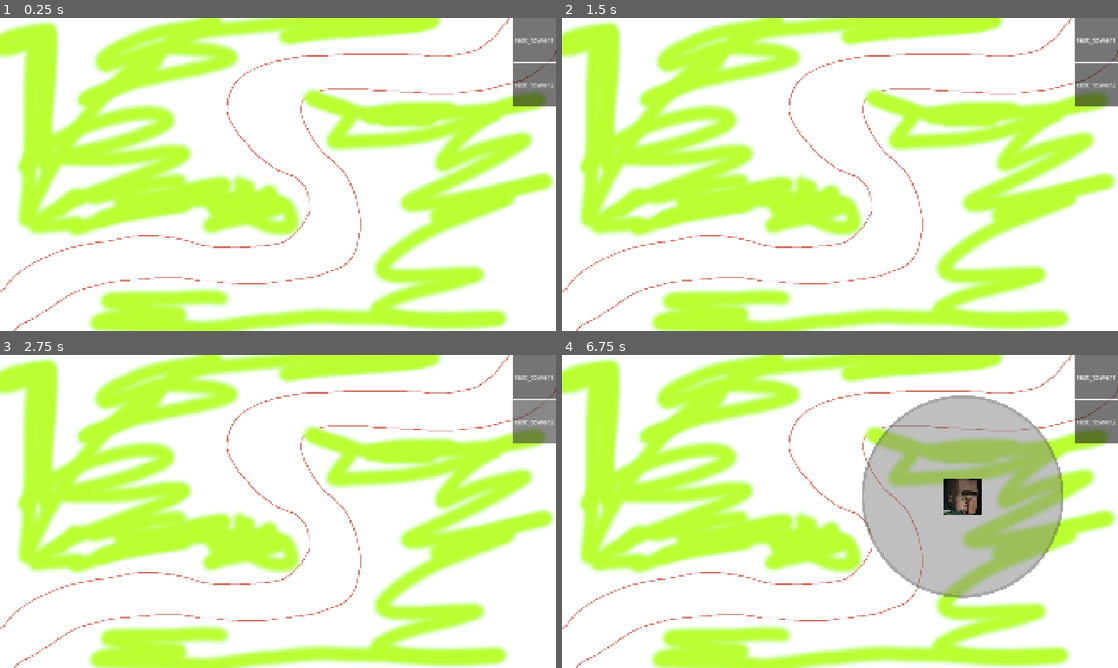
Above: before the commit, frames 1-4 (two rows, left to right).
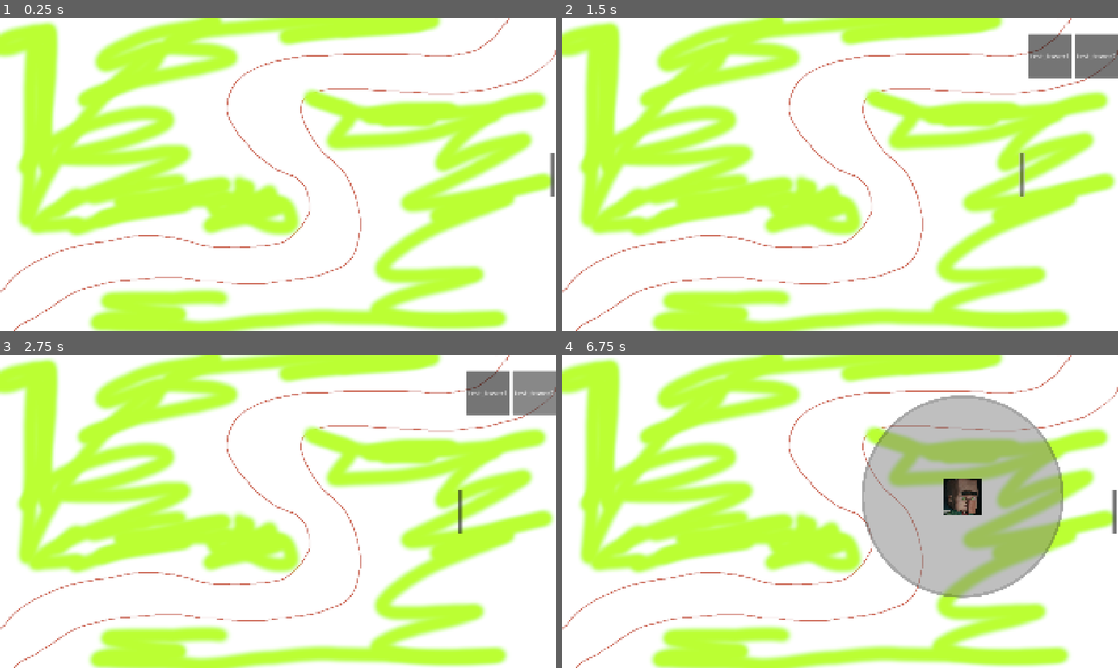
Above: after the commit, the same moments.

Repository: AstroFP/BrainRot-Tower-Defense
Game: Godot game, scene res://scenes/levels/test_level.tscn
Same seed, same stepped clock (60 frames per second), same inputs: the game is played once before the commit and once after it.
Inputs (mouse positions are in pixels of both pictures, inside the frame that each line leads up to):
- Up to frame 1 (0.25 s): no input
- Up to frame 2 (1.5 s): click (1095, 39) at 0.5 s, where only the run before the commit has a clickable "test_tower1"; click (1112, 174) at 1.27 s
- Up to frame 3 (2.75 s): click "test_tower2" at 2 s
- Up to frame 4 (6.75 s): click "test_tower1" at 2.75 s; click "test_tower2" at 3.5 s; click "test_tower1" at 4.25 s; click "test_tower2" at 5 s; click "test_tower1" at 5.75 s; tap Enter at 6.5 s; move the mouse to (962, 495) at 6.52 s; hold Space (play) from 6.53 s (still down); click (962, 495) at 6.67 s

The runs differ from the first frame. In frame 1, 2.3% of the frame differs, in the area x 92-100%, y 0-58%; in frame 2, 2.6%, in the area x 82-100%, y 0-58%; in frame 3, 2.5%; in frame 4, 2.3%.

Commit message:
feat: Refactor UI management and integrate buy menu functionality

Diff:
--- a/scenes/levels/test_level.tscn
+++ b/scenes/levels/test_level.tscn
@@ -2,7 +2,7 @@
 
 [ext_resource type="Texture2D" uid="uid://txfxh2a7blna" path="res://assets/sprites/TestBackgroundSprite.png" id="1_yautc"]
 [ext_resource type="Script" uid="uid://813n1uieffou" path="res://scripts/game_manager.gd" id="2_yautc"]
-[ext_resource type="Script" uid="uid://dp3vwacdwcwb4" path="res://scripts/ui_manager.gd" id="4_v45ci"]
+[ext_resource type="PackedScene" uid="uid://dx21gmg74ok58" path="res://scenes/ui/ui.tscn" id="4_v45ci"]
 [ext_resource type="Script" uid="uid://b8mfeebciipi4" path="res://scripts/tower_placement_manager.gd" id="5_48ne7"]
 
 [sub_resource type="Curve2D" id="Curve2D_86d4f"]
@@ -35,46 +35,4 @@
 script = ExtResource("5_48ne7")
 metadata/_custom_type_script = "uid://b8mfeebciipi4"
 
-[node name="UICanvas" type="CanvasLayer" parent="."]
-
-[node name="UI" type="Control" parent="UICanvas"]
-layout_mode = 3
-anchors_preset = 15
-anchor_right = 1.0
-anchor_bottom = 1.0
-grow_horizontal = 2
-grow_vertical = 2
-script = ExtResource("4_v45ci")
-
-[node name="VBoxContainer" type="VBoxContainer" parent="UICanvas/UI"]
-layout_mode = 1
-anchors_preset = 11
-anchor_left = 1.0
-anchor_right = 1.0
-anchor_bottom = 1.0
-grow_horizontal = 0
-grow_vertical = 2
-
-[node name="Button" type="Button" parent="UICanvas/UI/VBoxContainer"]
-z_index = -1
-custom_minimum_size = Vector2(150, 150)
-layout_mode = 2
-mouse_filter = 1
-theme_override_font_sizes/font_size = 24
-text = "test_tower1"
-
-[node name="Button2" type="Button" parent="UICanvas/UI/VBoxContainer"]
-z_index = -1
-custom_minimum_size = Vector2(150, 150)
-layout_mode = 2
-mouse_filter = 1
-theme_override_font_sizes/font_size = 24
-text = "test_tower2"
-
-[connection signal="selected_tower" from="UICanvas/UI" to="TowerPlacementManager" method="_on_ui_selected_tower"]
-[connection signal="mouse_entered" from="UICanvas/UI/VBoxContainer" to="TowerPlacementManager" method="_on_v_box_container_mouse_entered"]
-[connection signal="mouse_exited" from="UICanvas/UI/VBoxContainer" to="TowerPlacementManager" method="_on_v_box_container_mouse_exited"]
-[connection signal="button_down" from="UICanvas/UI/VBoxContainer/Button" to="UICanvas/UI" method="_on_button_button_down"]
-[connection signal="pressed" from="UICanvas/UI/VBoxContainer/Button" to="UICanvas/UI" method="_on_button_pressed"]
-[connection signal="button_down" from="UICanvas/UI/VBoxContainer/Button2" to="UICanvas/UI" method="_on_button_2_button_down"]
-[connection signal="pressed" from="UICanvas/UI/VBoxContainer/Button2" to="UICanvas/UI" method="_on_button_2_pressed"]
+[node name="UICanvas" parent="." instance=ExtResource("4_v45ci")]
--- /dev/null
+++ b/scenes/ui/ui.tscn
@@ -0,0 +1,104 @@
+[gd_scene load_steps=2 format=3 uid="uid://dx21gmg74ok58"]
+
+[ext_resource type="Script" uid="uid://dp3vwacdwcwb4" path="res://scripts/buy_menu_manager.gd" id="1_u7n8c"]
+
+[node name="UICanvas" type="CanvasLayer"]
+
+[node name="UIContainer" type="AspectRatioContainer" parent="."]
+anchors_preset = 15
+anchor_right = 1.0
+anchor_bottom = 1.0
+grow_horizontal = 2
+grow_vertical = 2
+ratio = 1.7778
+stretch_mode = 1
+
+[node name="UI" type="Control" parent="UIContainer"]
+layout_mode = 2
+
+[node name="PlayableArea" type="MarginContainer" parent="UIContainer/UI"]
+layout_mode = 1
+anchors_preset = 15
+anchor_right = 1.0
+anchor_bottom = 1.0
+grow_horizontal = 2
+grow_vertical = 2
+
+[node name="TowerUpgradeMenu" type="MarginContainer" parent="UIContainer/UI"]
+visible = false
+custom_minimum_size = Vector2(400, 0)
+layout_mode = 1
+anchors_preset = 9
+anchor_bottom = 1.0
+offset_right = 300.0
+grow_vertical = 2
+
+[node name="TowerUpgradeMenuItems" type="VBoxContainer" parent="UIContainer/UI/TowerUpgradeMenu"]
+layout_mode = 2
+
+[node name="TowerUpgradeMenuBg" type="ColorRect" parent="UIContainer/UI/TowerUpgradeMenu"]
+layout_mode = 2
+color = Color(0.439049, 0.439049, 0.439049, 1)
+
+[node name="TowerBuyMenuWrapper" type="HBoxContainer" parent="UIContainer/UI"]
+custom_minimum_size = Vector2(20, 0)
+layout_mode = 1
+anchors_preset = 11
+anchor_left = 1.0
+anchor_right = 1.0
+anchor_bottom = 1.0
+offset_left = -20.0239
+offset_right = -0.0239258
+grow_horizontal = 0
+grow_vertical = 2
+theme_override_constants/separation = 15
+script = ExtResource("1_u7n8c")
+
+[node name="ToggleTowerBuyMenuBtn" type="Button" parent="UIContainer/UI/TowerBuyMenuWrapper"]
+custom_minimum_size = Vector2(15, 150)
+layout_mode = 2
+size_flags_vertical = 4
+
+[node name="TowerBuyMenu" type="MarginContainer" parent="UIContainer/UI/TowerBuyMenuWrapper"]
+layout_mode = 2
+
+[node name="TowerBuyMenuItems" type="VBoxContainer" parent="UIContainer/UI/TowerBuyMenuWrapper/TowerBuyMenu"]
+layout_mode = 2
+
+[node name="TowerNameLabel" type="Label" parent="UIContainer/UI/TowerBuyMenuWrapper/TowerBuyMenu/TowerBuyMenuItems"]
+custom_minimum_size = Vector2(0, 50)
+layout_mode = 2
+theme_override_font_sizes/font_size = 36
+text = "debug"
+horizontal_alignment = 1
+
+[node name="BuyMenuTowerList" type="VBoxContainer" parent="UIContainer/UI/TowerBuyMenuWrapper/TowerBuyMenu/TowerBuyMenuItems"]
+layout_mode = 2
+size_flags_horizontal = 8
+theme_override_constants/separation = 10
+
+[node name="BuyMenuTowerListRow1" type="HBoxContainer" parent="UIContainer/UI/TowerBuyMenuWrapper/TowerBuyMenu/TowerBuyMenuItems/BuyMenuTowerList"]
+layout_mode = 2
+theme_override_constants/separation = 10
+
+[node name="BuyTowerBtn1" type="Button" parent="UIContainer/UI/TowerBuyMenuWrapper/TowerBuyMenu/TowerBuyMenuItems/BuyMenuTowerList/BuyMenuTowerListRow1"]
+z_index = -1
+custom_minimum_size = Vector2(150, 150)
+layout_mode = 2
+mouse_filter = 1
+theme_override_font_sizes/font_size = 24
+text = "test_tower1"
+
+[node name="BuyTowerBtn2" type="Button" parent="UIContainer/UI/TowerBuyMenuWrapper/TowerBuyMenu/TowerBuyMenuItems/BuyMenuTowerList/BuyMenuTowerListRow1"]
+z_index = -1
+custom_minimum_size = Vector2(150, 150)
+layout_mode = 2
+mouse_filter = 1
+theme_override_font_sizes/font_size = 24
+text = "test_tower2"
+
+[connection signal="pressed" from="UIContainer/UI/TowerBuyMenuWrapper/ToggleTowerBuyMenuBtn" to="UIContainer/UI/TowerBuyMenuWrapper" method="_on_toggle_tower_buy_menu_btn_pressed"]
+[connection signal="button_down" from="UIContainer/UI/TowerBuyMenuWrapper/TowerBuyMenu/TowerBuyMenuItems/BuyMenuTowerList/BuyMenuTowerListRow1/BuyTowerBtn1" to="UIContainer/UI/TowerBuyMenuWrapper" method="_on_buy_tower_btn_1_button_down"]
+[connection signal="pressed" from="UIContainer/UI/TowerBuyMenuWrapper/TowerBuyMenu/TowerBuyMenuItems/BuyMenuTowerList/BuyMenuTowerListRow1/BuyTowerBtn1" to="UIContainer/UI/TowerBuyMenuWrapper" method="_on_buy_tower_btn_1_pressed"]
+[connection signal="button_down" from="UIContainer/UI/TowerBuyMenuWrapper/TowerBuyMenu/TowerBuyMenuItems/BuyMenuTowerList/BuyMenuTowerListRow1/BuyTowerBtn2" to="UIContainer/UI/TowerBuyMenuWrapper" method="_on_buy_tower_btn_2_button_down"]
+[connection signal="pressed" from="UIContainer/UI/TowerBuyMenuWrapper/TowerBuyMenu/TowerBuyMenuItems/BuyMenuTowerList/BuyMenuTowerListRow1/BuyTowerBtn2" to="UIContainer/UI/TowerBuyMenuWrapper" method="_on_buy_tower_btn_2_pressed"]
--- /dev/null
+++ b/scripts/buy_menu_manager.gd
@@ -0,0 +1,54 @@
+class_name BuyMenuManager
+extends Control
+
+# towers
+var test_tower_1 = preload("res://resources/test_tower.tres")
+var test_tower_2 = preload("res://resources/test_tower2.tres")
+
+signal selected_tower(tower: TowerStats)
+
+# tower buy buttons
+@onready var buy_tower_btn_1 = $TowerBuyMenu/TowerBuyMenuItems/BuyMenuTowerList/BuyMenuTowerListRow1/BuyTowerBtn1
+@onready var buy_tower_btn_2 = $TowerBuyMenu/TowerBuyMenuItems/BuyMenuTowerList/BuyMenuTowerListRow1/BuyTowerBtn2
+
+# menu toggle button
+@onready var toggle_tower_buy_menu_btn = $ToggleTowerBuyMenuBtn
+
+@onready var tower_buy_menu = $TowerBuyMenu
+@onready var playable_area = $"../PlayableArea"
+
+func _ready():
+	tower_buy_menu.visible = false
+
+func _process(_delta):
+	pass
+
+
+func _input(event):
+	if event is InputEventScreenTouch:
+		var pos = event.position
+		if playable_area.get_global_rect().has_point(pos) && !tower_buy_menu.get_global_rect().has_point(pos) && !toggle_tower_buy_menu_btn.get_global_rect().has_point(pos):
+			tower_buy_menu.visible = false
+
+
+func _on_buy_tower_btn_1_button_down():
+	emit_signal("selected_tower",test_tower_1)
+
+
+func _on_buy_tower_btn_1_pressed():
+	emit_signal("selected_tower",test_tower_1)
+
+
+func _on_buy_tower_btn_2_button_down():
+	emit_signal("selected_tower",test_tower_2)
+
+
+func _on_buy_tower_btn_2_pressed():
+	emit_signal("selected_tower",test_tower_2)
+
+
+func _on_toggle_tower_buy_menu_btn_pressed():
+	if tower_buy_menu.visible:
+		tower_buy_menu.visible = false
+	else:
+		tower_buy_menu.visible= true
--- a/scripts/tower_placement_manager.gd
+++ b/scripts/tower_placement_manager.gd
@@ -1,8 +1,7 @@
 class_name TowerPlacementManager
 extends Node2D
 
-@onready var camera_2d = $"../Camera2D"
-@onready var v_box_container = $"../UICanvas/UI/VBoxContainer"
+@onready var ui_canvas = $"../UICanvas"
 
 # parameters and flags for screen input
 var is_touching_buy_menu := false
@@ -19,9 +18,12 @@
 var spawned_tower: Tower
 var is_tower_ready_to_spawn = false
 
+var tower_buy_menu: MarginContainer
 
 func _ready():
-	pass
+
+	tower_buy_menu = ui_canvas.find_child("TowerBuyMenu")
+	ui_canvas.find_child("TowerBuyMenuWrapper").connect("selected_tower",_on_tower_buy_menu_wrapper_selected_tower)
 
 
 func _process(_delta):
@@ -52,18 +54,21 @@
 				spawned_tower.place_tower()
 				tower_selected = null
 				spawned_tower = null
+				tower_buy_menu.visible = true
 
 
 func _input(event):
 	if event is InputEventScreenTouch || event is InputEventScreenDrag:
 		var pos = event.position
-		is_touching_buy_menu = v_box_container.get_global_rect().has_point(pos)
+		is_touching_buy_menu = tower_buy_menu.get_global_rect().has_point(pos)
 
 	if is_touching_buy_menu && spawned_tower:
 		spawned_tower.queue_free()
 		tower_selected = null
+		tower_buy_menu.visible = true
 
 	if is_tower_ready_to_spawn && !is_touching_buy_menu:
+		tower_buy_menu.visible = false
 		spawn_tower()
 
 	if event is InputEventScreenTouch:
@@ -76,16 +81,16 @@
 		touch_position = event.position * get_canvas_transform() # this took me like an hour to figure out 🙃
 
 
-func _on_ui_selected_tower(tower_stats):
-	tower_selected = tower_stats
-	is_tower_ready_to_spawn = true
-
-
 func spawn_tower():
 	if tower_selected && is_dragging:
 		print("Tower spawned!")
 		spawned_tower = tower.instantiate()
 		spawned_tower.tower_stats = tower_selected
 		get_tree().root.add_child(spawned_tower)
-		spawned_tower.global_position = get_global_mouse_position()
+		spawned_tower.global_position = touch_position
 		is_tower_ready_to_spawn = false
+
+
+func _on_tower_buy_menu_wrapper_selected_tower(tower_stats):
+	tower_selected = tower_stats
+	is_tower_ready_to_spawn = true
--- a/scripts/ui_manager.gd
+++ /dev/null
@@ -1,29 +0,0 @@
-class_name UIManager
-extends Control
-
-var test_tower_1 = preload("res://resources/test_tower.tres")
-var test_tower_2 = preload("res://resources/test_tower2.tres")
-
-signal selected_tower(tower: TowerStats)
-
-@onready var button = $VBoxContainer/Button
-@onready var button_2 = $VBoxContainer/Button2
-
-func _ready():
-	pass
-
-func _process(_delta):
-	pass
-
-
-func _on_button_pressed():
-	emit_signal("selected_tower",test_tower_1)
-
-func _on_button_2_pressed():
-	emit_signal("selected_tower",test_tower_2)
-
-func _on_button_button_down():
-	emit_signal("selected_tower",test_tower_1)
-
-func _on_button_2_button_down():
-	emit_signal("selected_tower",test_tower_2)
Renamed: scripts/ui_manager.gd.uid -> scripts/buy_menu_manager.gd.uid
